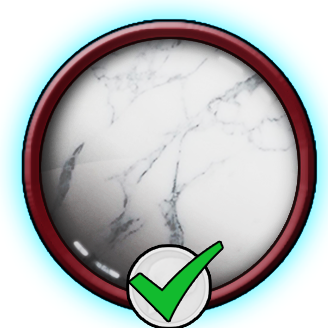
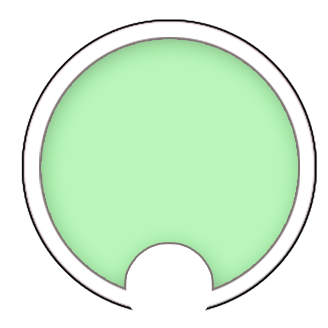
The second 328 x 328 image is a revision of the first. Changes to its layers:
hid "Layer 4" over [130, 242, 222, 321]
hid "Hue/Saturation 1 copy" over [126, 244, 212, 328]
added layer "Marble - Overlay copy 4" (overlay, 55%) in group "Overlays" over [39, 37, 300, 293]
added layer "WHITE GLOW copy 3" in group "Overlays" over [0, 0, 328, 328]
hid "Marble - Overlay copy 2" over [39, 37, 300, 298]
hid "Pressed" over [39, 37, 300, 298]
hid "Highlights" over [73, 56, 272, 279]
hid "WHITE GLOW copy" over [0, 0, 328, 328]
hid group "Lighting" (1st of 2) (3 layers) over [39, 21, 315, 298]
hid group "Icons" (16 layers) over [39, 37, 300, 298]
hid group "Button Basics" (2 layers) over [24, 21, 315, 312]
